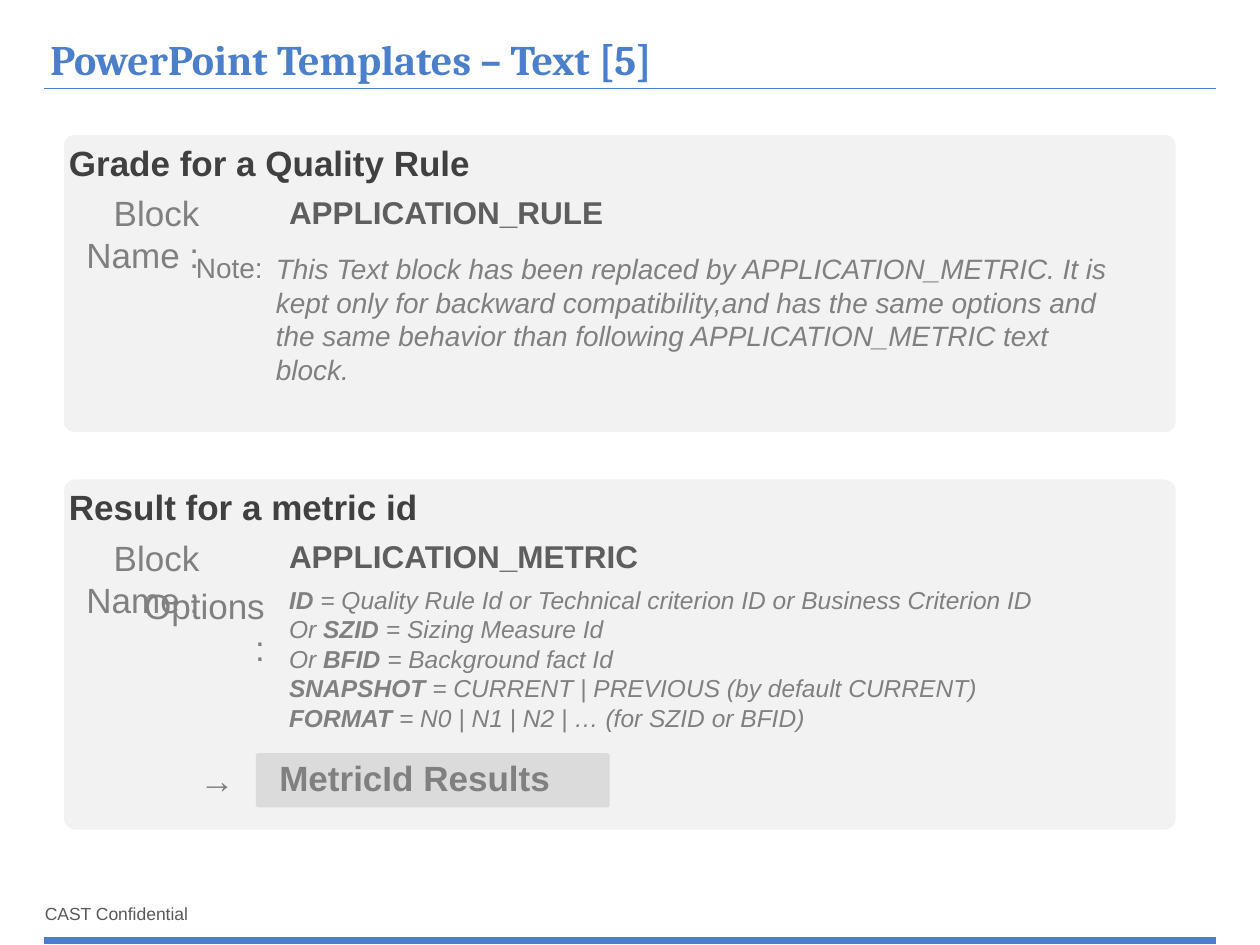
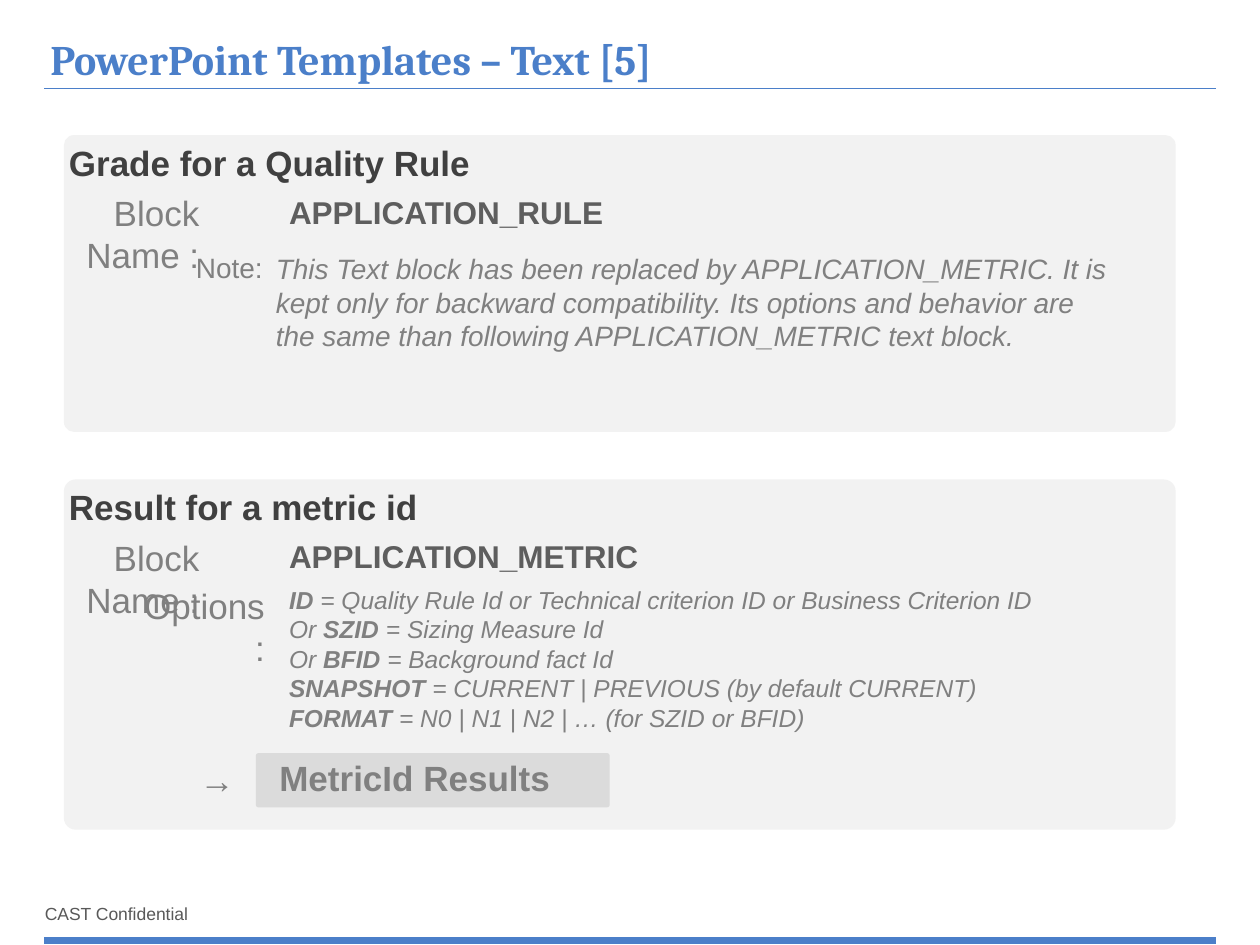
Before and after one commit to CAST-projects/ReportGenerator, a slide deck: slide 13 of CastReporting.Reporting/TemplatesFiles/1- Powerpoint-components-library.pptx. Drawn at 1260x945 pixels with LibreOffice and Linux fonts; fonts in the diff are those of the drawing; background and template pictures are left out. Boxes give left, top, right and bottom in pixels: in the first picture for what was removed or moved away, otherwise in the second. Text is boxed around its words. In the diff, an @@ line names an element or a change of style, - is before the commit and + after.

```diff
--- a/CastReporting.Reporting/TemplatesFiles/1- Powerpoint-components-library.pptx
+++ b/CastReporting.Reporting/TemplatesFiles/1- Powerpoint-components-library.pptx
@@ text at bbox=[276, 259, 1106, 351]: text changed @@
-This Text block has been replaced by APPLICATION_METRIC. It is kept only for backward compatibility,and has the same options and the same behavior than following APPLICATION_METRIC text block.
+This Text block has been replaced by APPLICATION_METRIC. It is kept only for backward compatibility. Its options and behavior are the same than following APPLICATION_METRIC text block.
```
Also in this commit, not shown: 2 other files.
